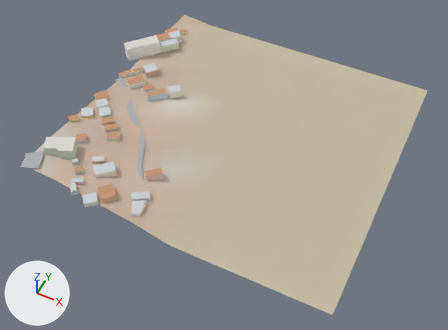
One commit to the glTF model city/lo/t_1_3.glb: the scene before it, then after it.
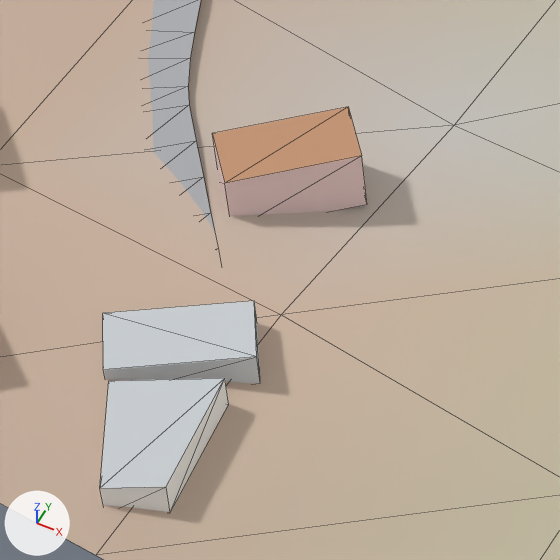
Each version is shown whole from a camera (50 mm lens) standing at (538.0, 551.0, 381.0) and looking at (381.0, 865.0, -11.0), then close up on the part from 27% to 42% of the width and 47% to 67% of the height. Arrows for +X, +Y and +Z are at lower left; the lights stay in place. The older version's two pictures come first. The close-ups show mesh edges as thin lines. Vertices at exactly the same position are counted once.

The scene before the commit, as lines of its bpy script (objects in view):
```python
me_lo = bpy.data.meshes.new('Lo')
me_lo.from_pydata(...)  # 443 vertices, 558 faces; spans x 238.0..512.0, y 761.0..1024.0, z -1.0..29.0
me_lo.materials.append(mat_lovc)
ob_lo = bpy.data.objects.new('Lo', me_lo)
ob_lo.location = (0.0, 0.0, 0.0)
```
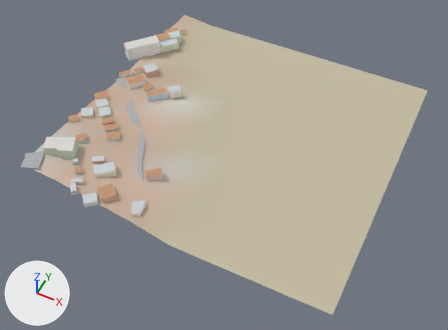
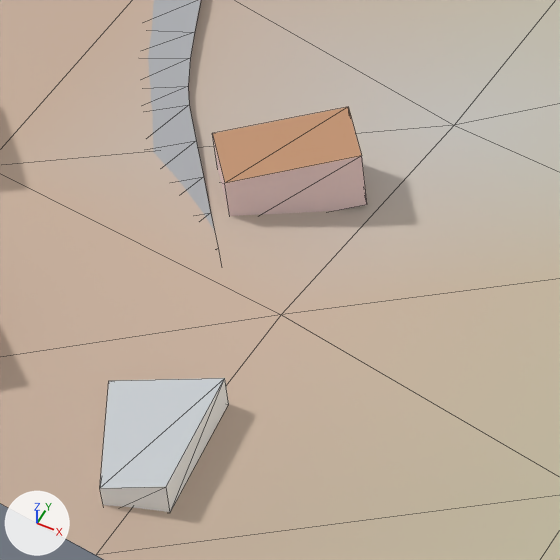
Boxes [x1, y1, x2, y2] around the edits, measured in the close-ups (560 x 560 px):
part 1 of me_lo, deleted
    before: [103, 301, 260, 384]

Edits to the bpy script that builds the scene:
```text
Change me_lo:
    used by ob_lo; location = (0.0, 0.0, 0.0)
    remove me_lo.from_pydata(...)  # 443 vertices, 558 faces; spans x 238.0..512.0, y 761.0..1024.0, z -1.0..29.0
    add me_lo.from_pydata(...)  # 435 vertices, 548 faces; spans x 238.0..512.0, y 761.0..1024.0, z -1.0..29.0
    me_lo part 1: the loose piece of 8 vertices spanning x 339.0..354.0, y 785.0..798.0, z 7.0..11.0 is deleted
    other edits to the shape of me_lo do not show in these pictures
```
